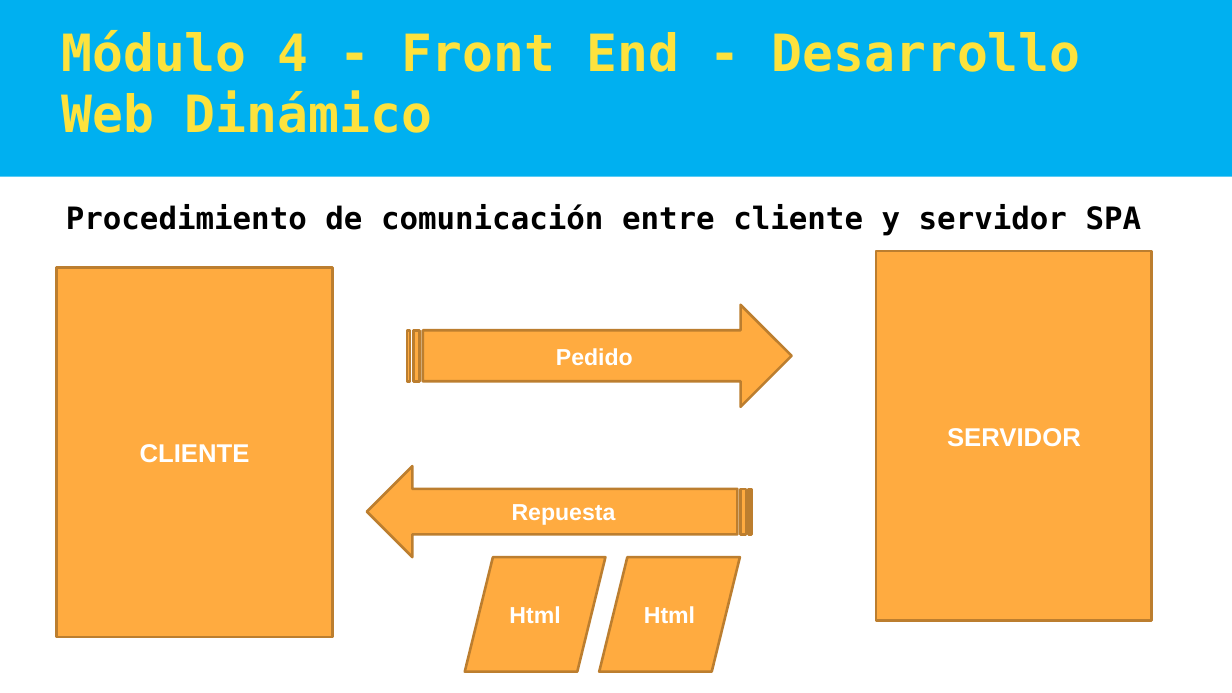
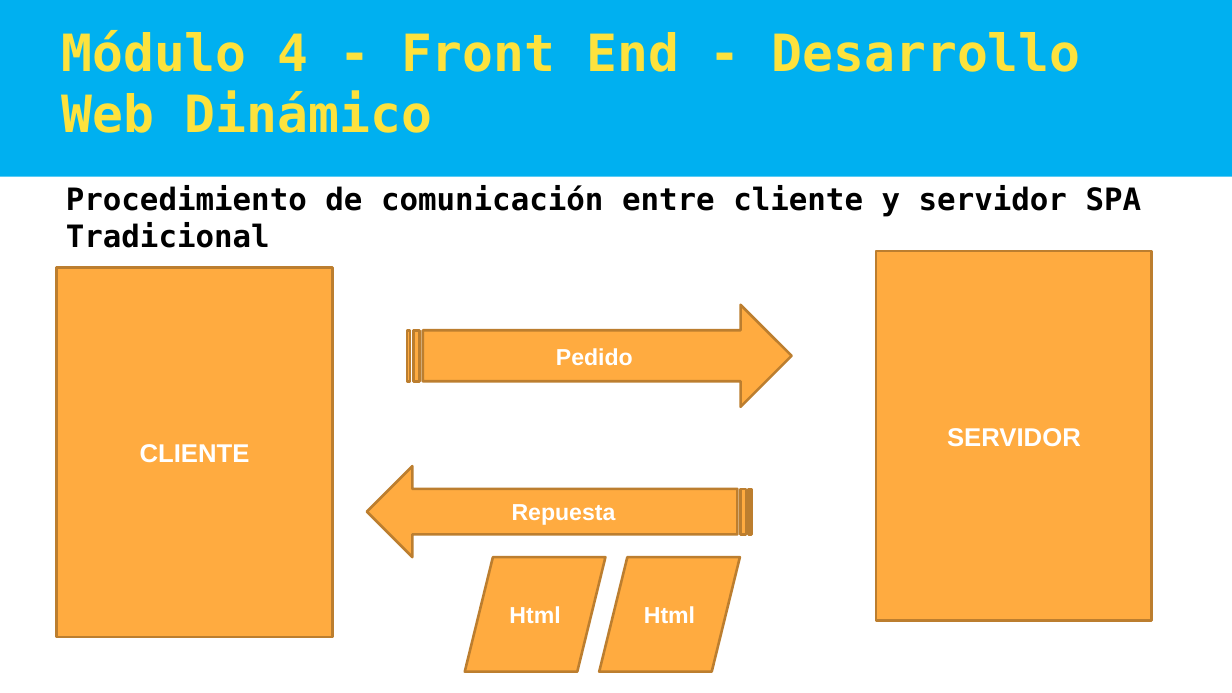
Before and after one commit to LoreLor/Angular, a slide deck: slide 32 of Argentina Programa - MC - Modulo 4 Angular - V2 - Cesar.pptx. Drawn at 1232x693 pixels with LibreOffice and Linux fonts; fonts in the diff are those of the drawing. Boxes give left, top, right and bottom in pixels: in the first picture for what was removed or moved away, otherwise in the second. Text is boxed around its words. In the diff, an @@ line names an element or a change of style, - is before the commit and + after.

```diff
--- a/Argentina Programa - MC - Modulo 4 Angular - V2 - Cesar.pptx
+++ b/Argentina Programa - MC - Modulo 4 Angular - V2 - Cesar.pptx
@@ text at bbox=[66, 185, 1142, 248]: text changed @@
-Procedimiento de comunicación entre cliente y servidor SPA
+Procedimiento de comunicación entre cliente y servidor SPA Tradicional
```
Also in this commit, not shown: 2 other slides changed, 1 other file.
